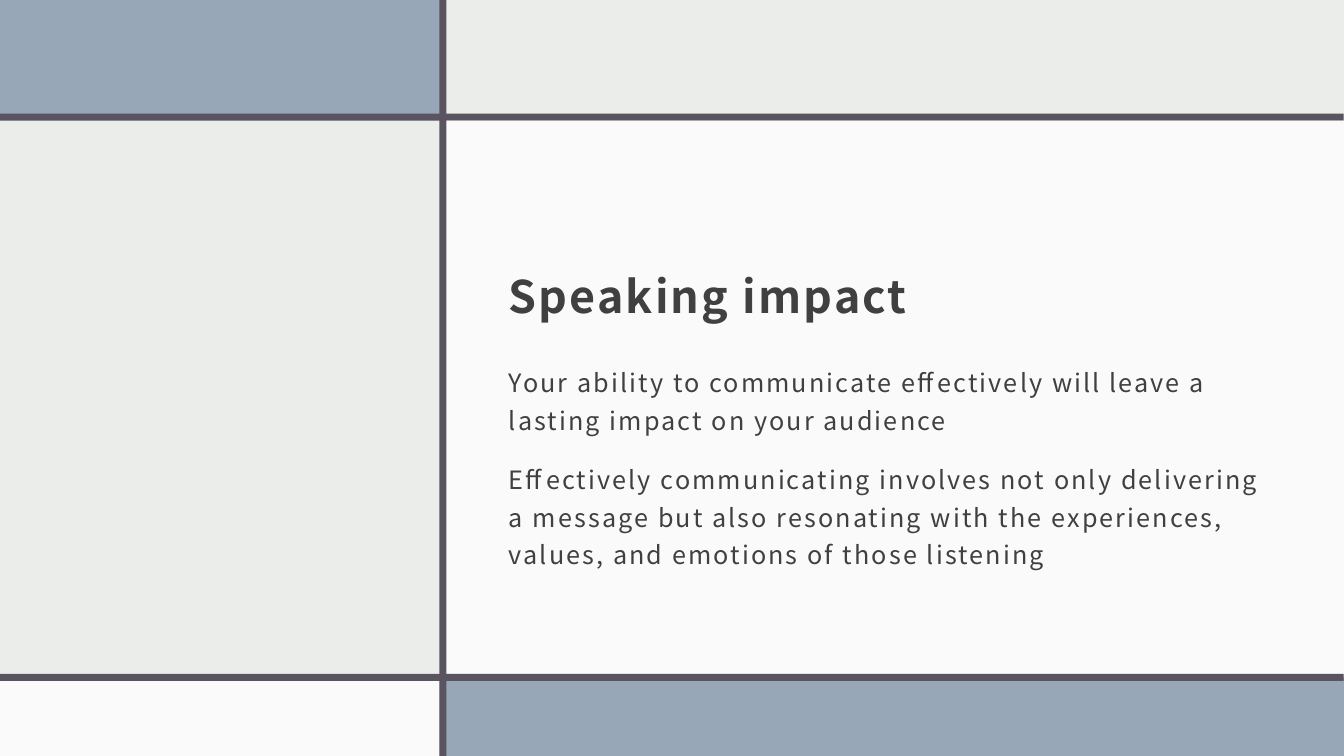
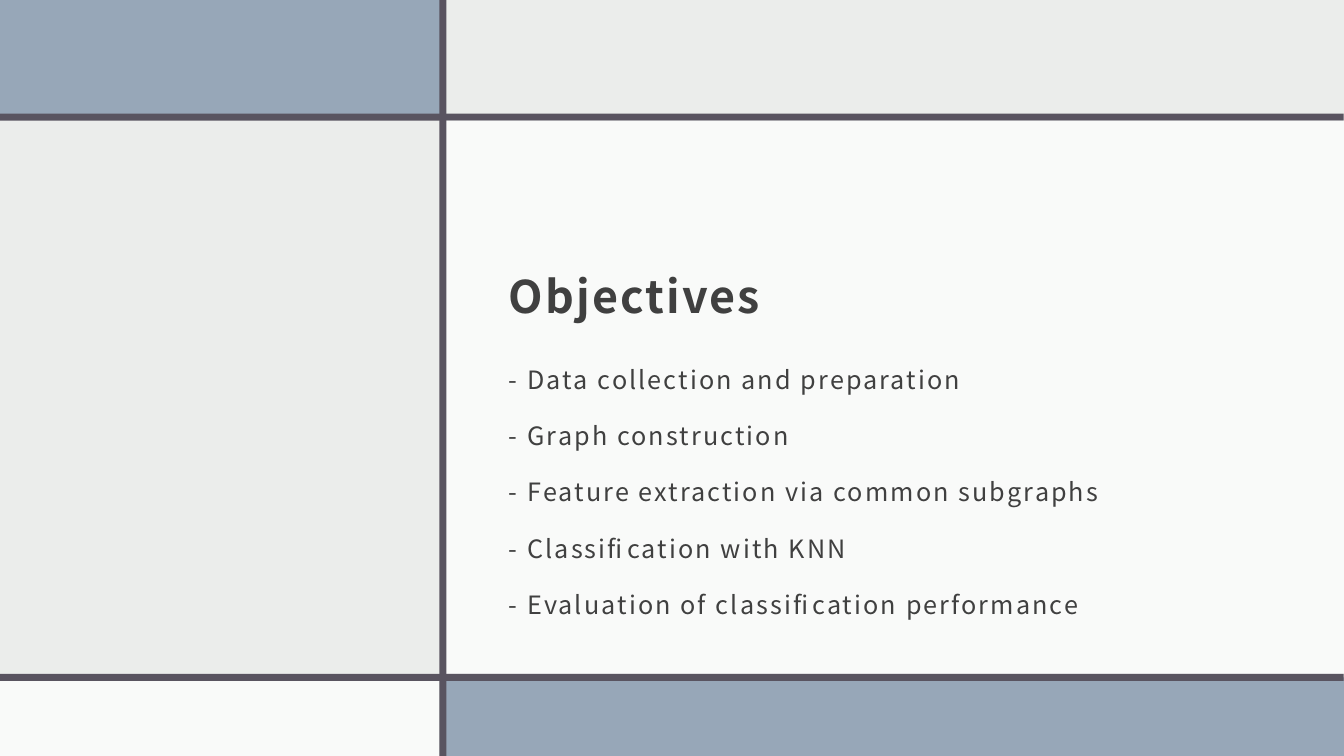
Before and after one commit to muhammadabdullah660/Graph-Based-Classification, a slide deck: slide 4 of Slides.pptx (slide 9 before the commit). Drawn at 1344x756 pixels with LibreOffice and Linux fonts; fonts in the diff are those of the drawing. Boxes give left, top, right and bottom in pixels: in the first picture for what was removed or moved away, otherwise in the second. Text is boxed around its words. In the diff, an @@ line names an element or a change of style, - is before the commit and + after.

```diff
--- a/Slides.pptx
+++ b/Slides.pptx
@@ title at (509,276,760,324): text changed @@
-Speaking impact
+Objectives
@@ text at (527,369,1099,620): text changed @@
-Your ability to communicate effectively will leave a lasting impact on your audience
-Effectively communicating involves not only delivering a message but also resonating with the experiences, values, and emotions of those listening
+- Data collection and preparation
+- Graph construction
+- Feature extraction via common subgraphs
+- Classification with KNN
+- Evaluation of classification performance
```
Also in this commit, not shown: 1 other slide changed, 8 slides added, 11 slides removed, 5 other files.
